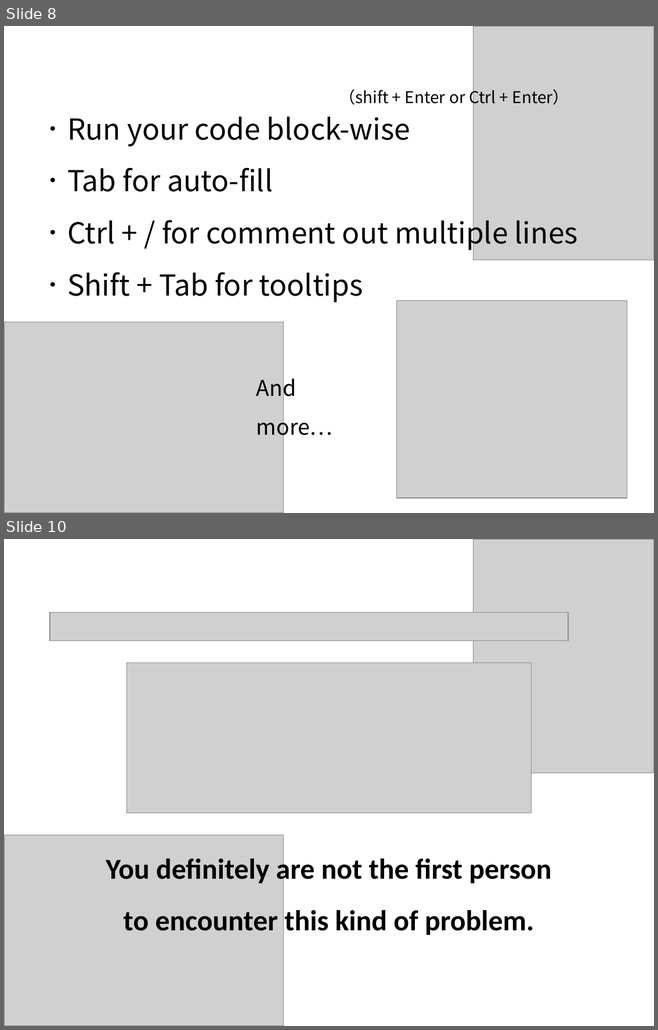
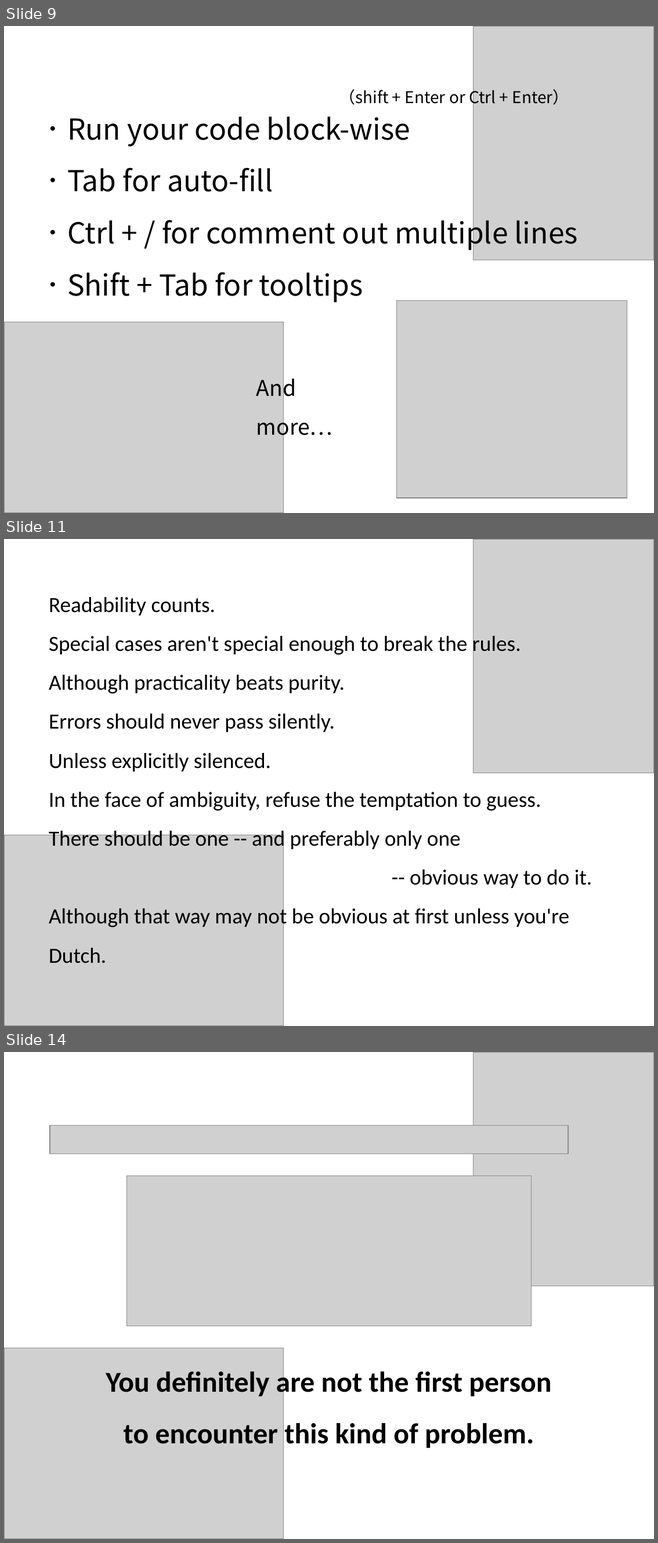
Before and after one commit to NCKU-BDA-2020/TA_Python, a slide deck: TA_Class_I.pptx. Shown one above the other, each under a label of ours: slides 8 and 10 before the commit, slides 9, 11 and 14 after it; the slides between them are not shown. The pictures are 658x1030 and 658x1543 pixels, drawn with LibreOffice and Linux fonts; fonts in the diff are those of the drawing; grey boxes stand for pictures. Boxes give left, top, right and bottom in pixels: in the first picture for what was removed or moved away, otherwise in the second. Text is boxed around its words. In the diff, an @@ line names an element or a change of style, - is before the commit and + after.

```diff
--- a/TA_Class_I.pptx
+++ b/TA_Class_I.pptx
@@ slide 11 added at [4, 539, 654, 1026], background #FFFFFF @@
@@ picture added at [473, 539, 654, 773] @@
@@ text added at [49, 597, 592, 929], 24 pt, text #000000 @@
+Readability counts.
+Special cases aren't special enough to break the rules.
+Although practicality beats purity.
+Errors should never pass silently.
+Unless explicitly silenced.
+In the face of ambiguity, refuse the temptation to guess.
+There should be one -- and preferably only one
+-- obvious way to do it.
+Although that way may not be obvious at first unless you're Dutch.
@@ picture added at [4, 835, 284, 1026] @@
@@ what was slide 8 is now slide 9 @@
@@ what was slide 10 is now slide 14 @@
```
Also in this commit, not shown: 2 slides changed, 4 other slides added, 2 other files.
